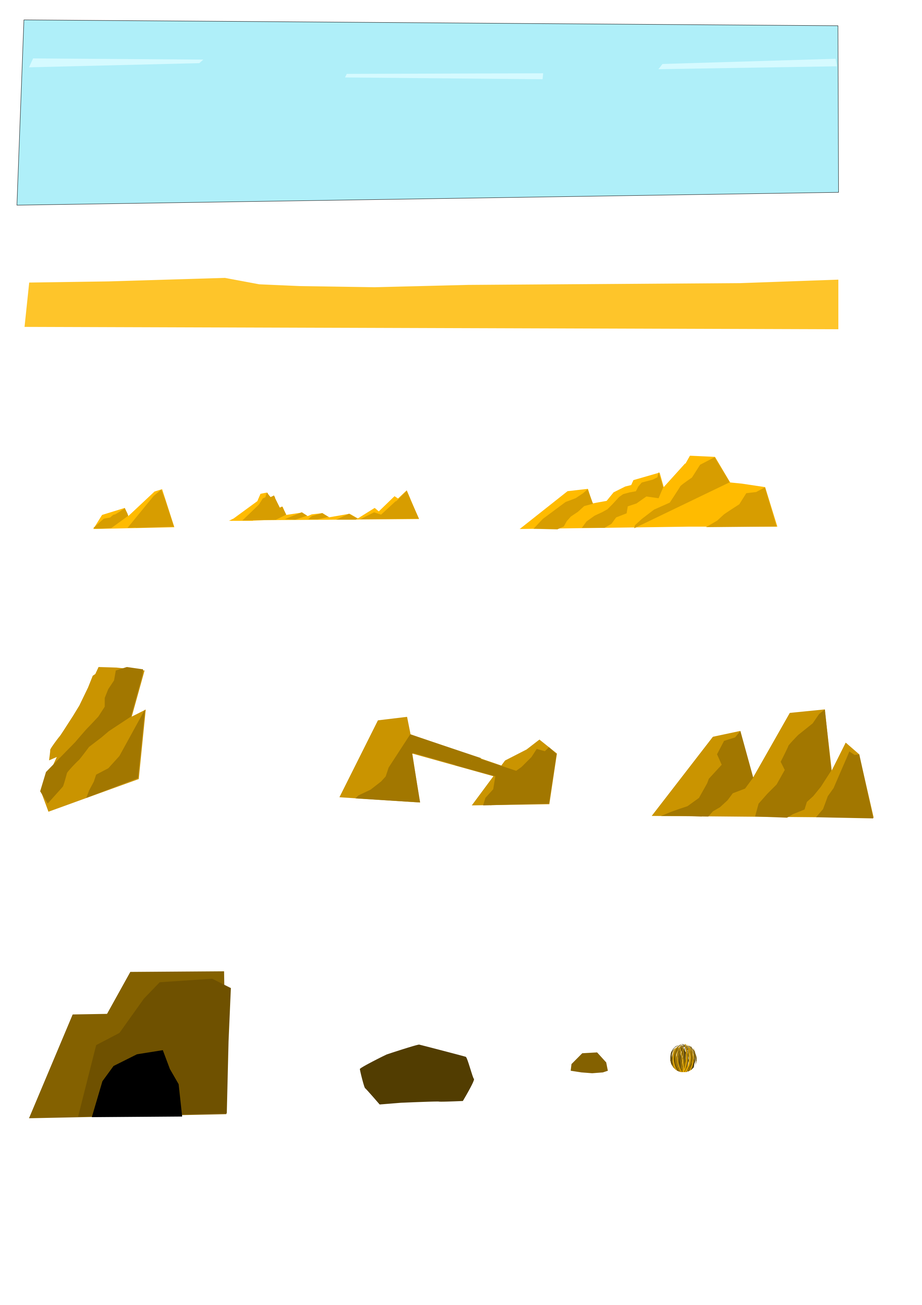
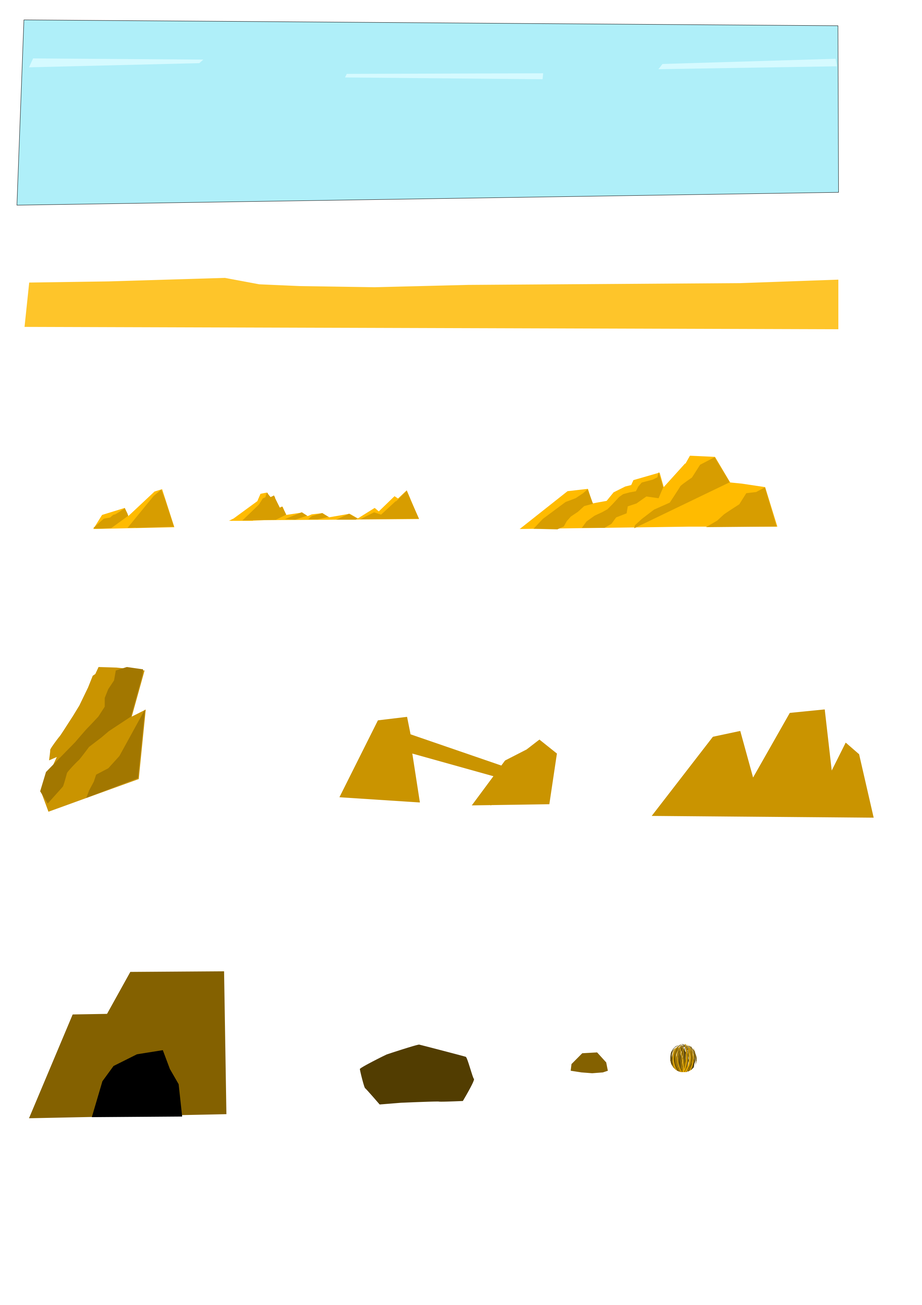
Comparing the layer stacks of the two (922, 1305) images. Changes:
hid "Forma 61" over [78, 978, 231, 1117]
hid "Forma 54" over [661, 730, 754, 817]
hid "Forma 52" over [755, 709, 832, 818]
hid "Forma 51" over [816, 751, 874, 819]
hid "Forma 60" over [355, 734, 557, 806]
